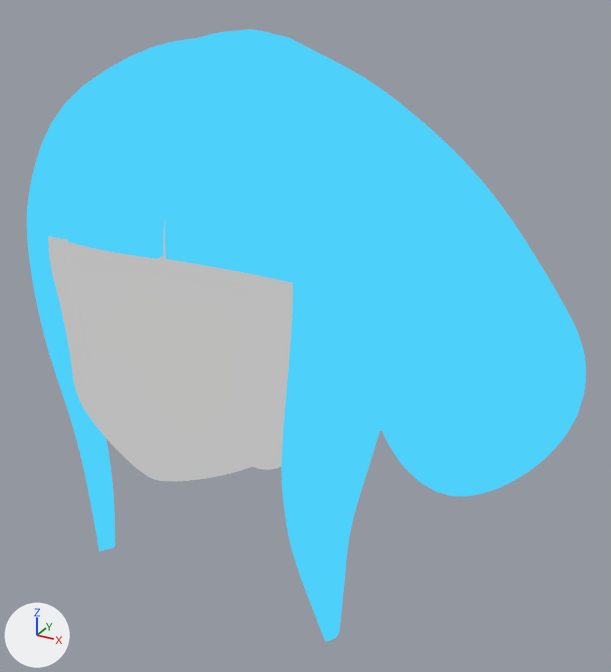
The Blender file @Character/teena/teena.blend as it was, and as the next commit left it.
The view is the same before and after, from a camera (50 mm lens) standing at (0.273, -0.413, 1.292) and looking at (0.016, 0.056, 1.058). Arrows for +X, +Y and +Z are at lower left; the lights stay in place.
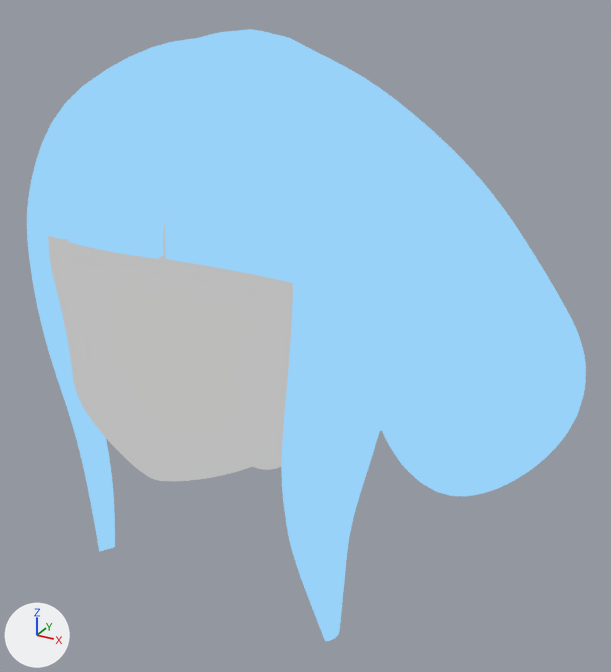
Changed parts and their boxes (x1, y1, x2, y2) in the pictures (611 x 672 px):
'Plane.005', surface changed (cyan to blue)
    both: (27, 38, 399, 641)
'Sphere.005', surface changed (cyan to blue)
    both: (199, 29, 586, 497)
'Plane.003', surface changed (cyan to blue)
    both: (35, 39, 293, 283)
'Plane.002', surface changed (cyan to blue)
    both: (67, 38, 227, 259)
'Sphere.002', surface changed
    both: (275, 34, 382, 431)

Diff of the bpy script that builds the scene:
```diff
--- a/@Character/teena/teena.blend.py
+++ b/@Character/teena/teena.blend.py
@@ mat_hair @@
 n2 = _N.new('ShaderNodeMix'); n2.name = 'Mix'
 n2.blend_type = 'MULTIPLY'
-n2.inputs[6].default_value = (0.0742, 0.631, 0.956, 1.0)  # 'A', cyan #4dd0fa
+n2.inputs[6].default_value = (0.314, 0.644, 0.939, 1.0)  # 'A', blue #98d2f8
 n2.inputs[7].default_value = (0.0742, 0.631, 0.956, 1.0)  # 'B', cyan #4dd0fa
```
